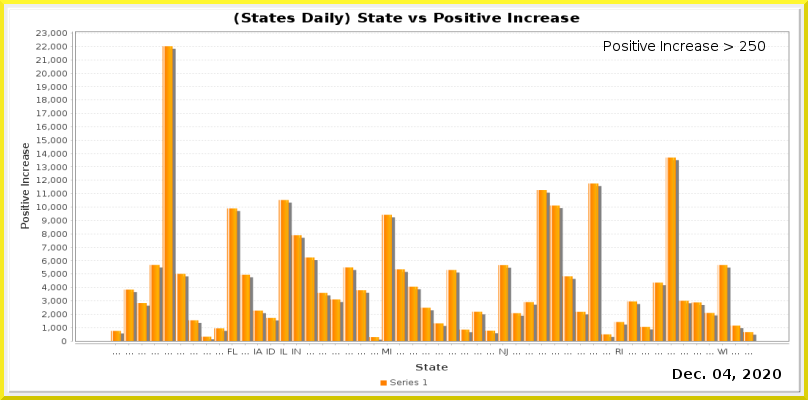
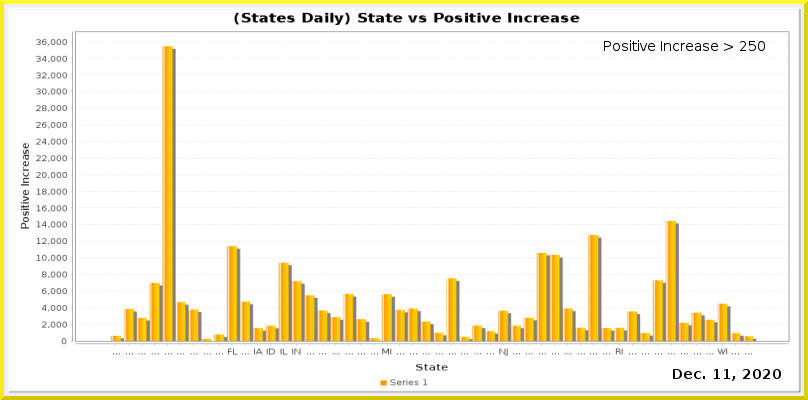
Revision of a layered 808×400 image; what changed, layer by layer:
painted on "Current Date" over [713, 369, 731, 379]
painted on "Date_vs_TestIncrease.png" over [36, 30, 789, 386]
